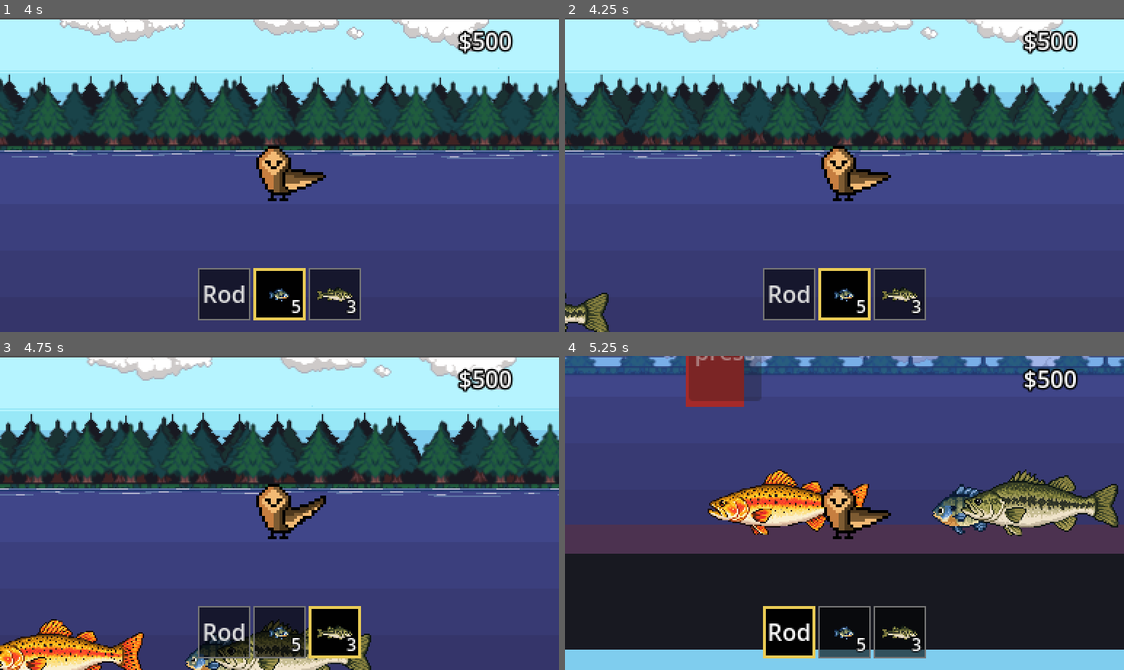
Above: before the commit, frames 1-4 (two rows, left to right).
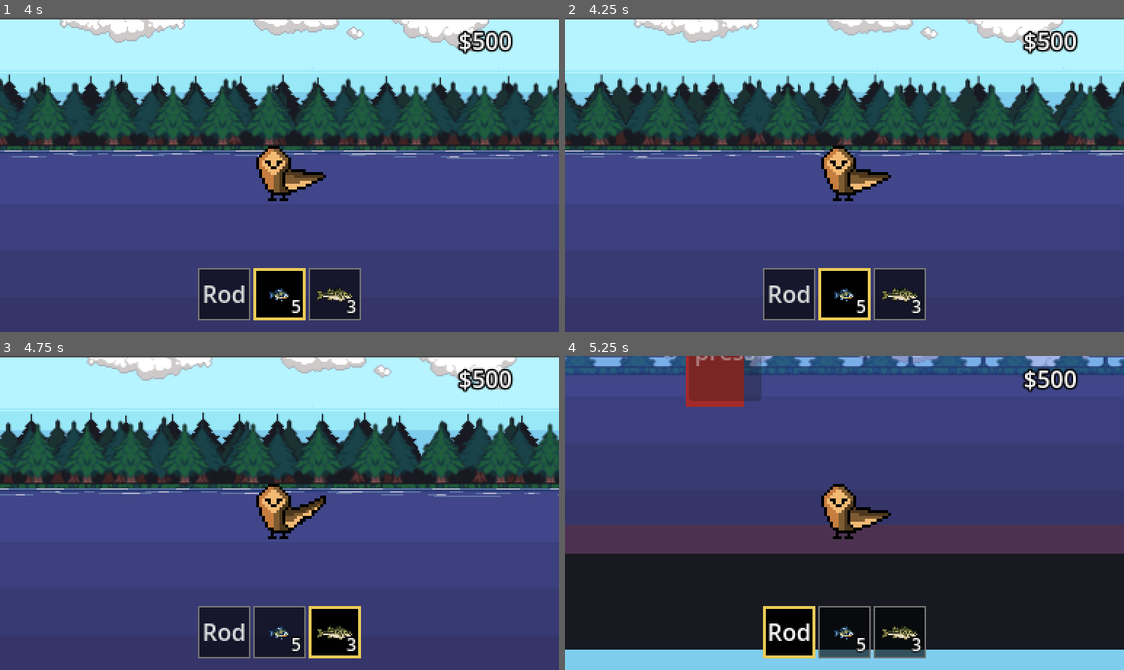
Above: after the commit, the same moments.

Repository: JuanPablo-29/Hoos-Fishing
Game: Godot game, scene res://scenes/MainGame.tscn
Same seed, same stepped clock (60 frames per second), same inputs: the game is played once before the commit and once after it.
Inputs:
- Up to frame 1 (4 s): hold Right (move_right) 0.53-1.28 s; tap one key every 0.75 s from 0.6 s: 1 (hotbar_0) 2 (hotbar_1) 3 (hotbar_2) 1 (hotbar_0) 2 (hotbar_1); hold Down (move_down) 1.28-2.03 s; hold Right (move_right) 2.03-2.78 s; hold Up (move_up) 2.78-3.53 s; hold Left (move_left) from 3.53 s (still down)
- Up to frame 2 (4.25 s): keep holding Left (move_left)
- Up to frame 3 (4.75 s): keep holding Left (move_left); tap 3 (hotbar_2) at 4.35 s
- Up to frame 4 (5.25 s): release Left (move_left) at 5.03 s; hold Down (move_down) from 5.03 s (still down); tap 1 (hotbar_0) at 5.1 s

Frame 1 is identical in both runs. In frame 2, 0.7% of the frame differs, in the area x 0-9%, y 87-100%; in frame 3, 4.9%; in frame 4, 7.0%, in the area x 25-100%, y 36-58%.

Commit message:
Fish despawn after being out of frame for 1 second

Diff:
--- a/scripts/fish_spawn_manager.gd
+++ b/scripts/fish_spawn_manager.gd
@@ -13,8 +13,10 @@
 # Array where fish are added to
 var fish_spawned: Array[SwimmingFish] = []
 
+const SPAWN_DISTANCE = 250
+
 # Called when the node enters the scene tree for the first time.
-func _ready() -> void:
+func spawn_initial_fish() -> void:
 	### Spawns fishes
 	## Blue gill
 	spawn_fish("blue_gill", 300, 200)
@@ -30,6 +32,7 @@
 func spawn_fish(fish_type: String, x = 0, y = 0) -> SwimmingFish:
 	var fish = SceneLoader.spawn(fishes.get(fish_type), "Entity") as SwimmingFish
 	fish.position = Vector2(x, y)
+	fish.player = player
 	# Appends newest fish to array, access with fish_spawned.back()
 	fish_spawned.append(fish)
 	return fish
@@ -39,4 +42,4 @@
 	var sides = [-1, 1]
 	var side = sides.pick_random()
 	var fish_to_spawn = fish_keys.pick_random()
-	spawn_fish(fish_to_spawn, player.position.x+(250*side) , 150)
+	spawn_fish(fish_to_spawn, player.position.x+(SPAWN_DISTANCE*side) , 150)
--- a/scripts/hoo.gd
+++ b/scripts/hoo.gd
@@ -55,3 +55,7 @@
 		sprite.play("fly")
 	else:
 		sprite.play("idle")
+
+### Get distance from player
+func get_distance(pos: Vector2) -> float:
+	return global_position.distance_to(pos)
--- a/scripts/main_game.gd
+++ b/scripts/main_game.gd
@@ -23,6 +23,7 @@
 
 	var fish_manager = SceneLoader.spawn("res://scenes/FishSpawnManager.tscn","Systems") as Manager
 	fish_manager.player = $World/LevelRoot/Hoo
+	fish_manager.spawn_initial_fish()
 
 	var shop = SceneLoader.spawn("res://scenes/ShopKeeper.tscn", "Level")
 	shop.player = player
--- a/src/gameplay/fishing/fish/swimming_fish.gd
+++ b/src/gameplay/fishing/fish/swimming_fish.gd
@@ -19,6 +19,9 @@
 @export var max_turn_time: float = 5.0
 
 var turn_timer: float = 0.0
+
+var player: Player
+const DESPAWN_DISTANCE = 400
 
 func _physics_process(delta: float) -> void:
 	swim_time += delta
@@ -66,3 +69,15 @@
 	collision_layer = 0
 	collision_mask = 0
 	_reset_turn_timer()
+
+func _process(delta: float) -> void:
+	var dist = player.get_distance(self.position)
+	if dist > DESPAWN_DISTANCE:
+		if $Timer.is_stopped():
+			$Timer.start()
+	else:
+		$Timer.stop()
+
+
+func _on_timer_timeout() -> void:
+	queue_free()
--- a/src/gameplay/fishing/fish/swimming_fish.tscn
+++ b/src/gameplay/fishing/fish/swimming_fish.tscn
@@ -25,3 +25,7 @@
 rotation = 1.5707964
 shape = SubResource("CapsuleShape2D_eioo6")
 debug_color = Color(0.7364757, 0.46948403, 0, 0.41960785)
+
+[node name="Timer" type="Timer" parent="." unique_id=1075847934]
+
+[connection signal="timeout" from="Timer" to="." method="_on_timer_timeout"]
